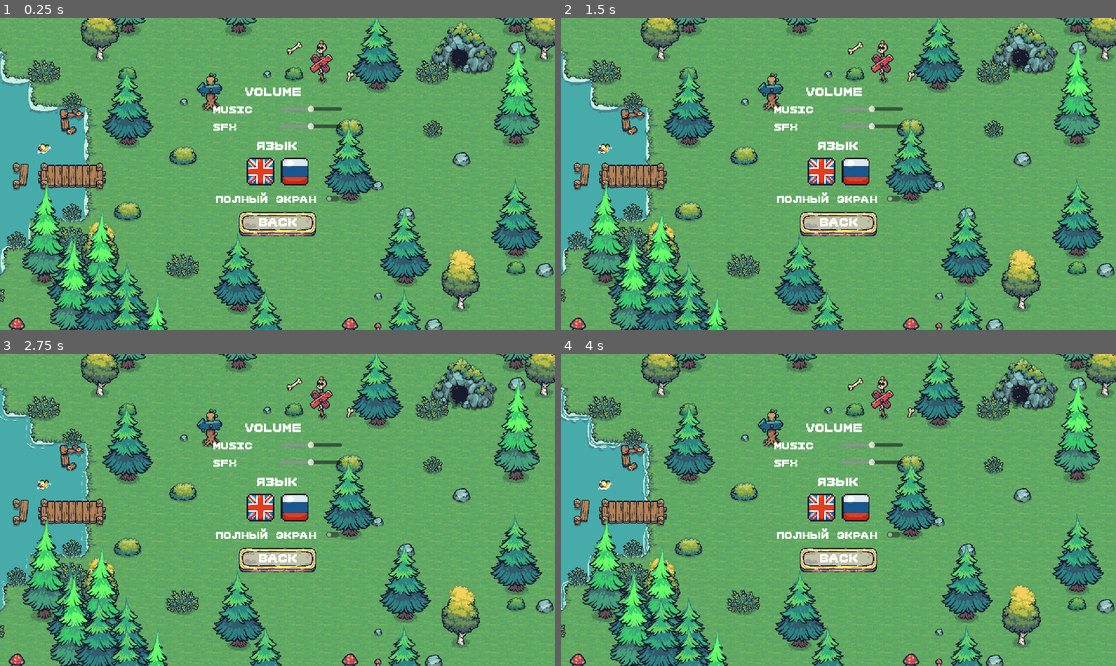
Above: before the commit, frames 1-4 (two rows, left to right).
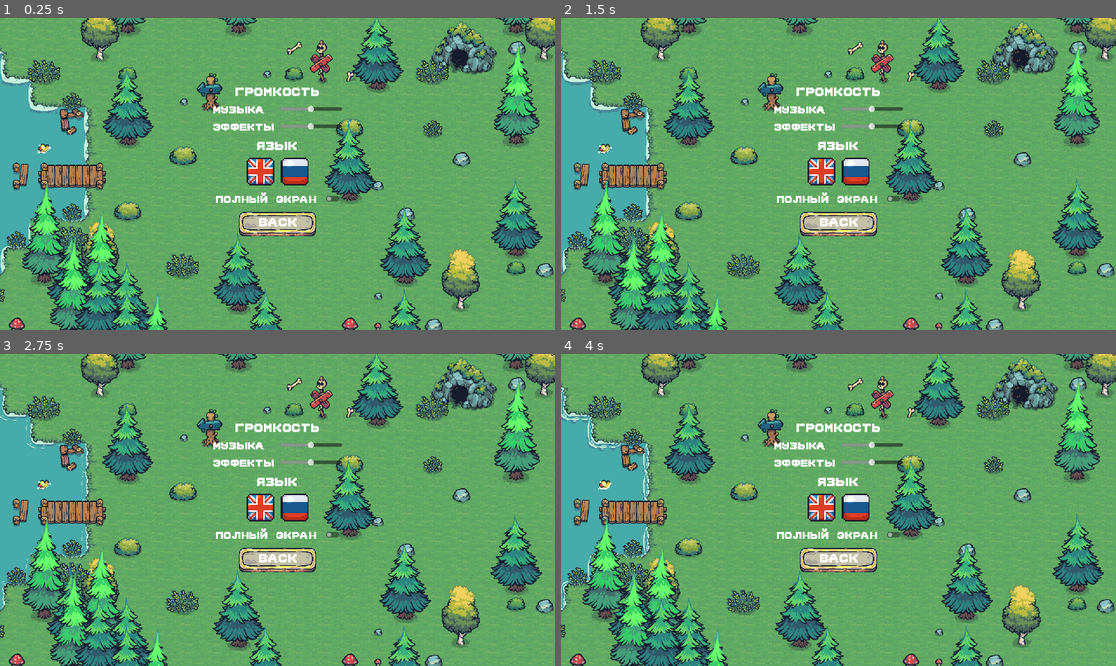
Above: after the commit, the same moments.

Repository: darkicestormteam/Fgame
Game: Godot game, scene res://scenes/mainmenu.tscn
Two runs of this game, one before a commit and one after it. Both use one fixed random seed, a clock stepped at 60 frames per second and the inputs below.
Inputs (mouse positions are in pixels of both pictures, inside the frame that each line leads up to):
- Up to frame 1 (0.25 s): no input
- Up to frame 2 (1.5 s): click (821, 170) at 0.5 s; click (855, 170) at 1.25 s
- Up to frame 3 (2.75 s): hold D (move_right) from 2.03 s (still down)
- Up to frame 4 (4 s): release D (move_right) at 2.78 s; hold S (move_down) 2.78-3.53 s; hold D (move_right) from 3.53 s (still down)

The runs differ from the first frame. In frame 1, 0.4% of the frame differs, in the area x 38-58%, y 22-37%; in frame 2, 0.4%; in frame 3, 0.4%; in frame 4, 0.4%.

Commit message:
update branch

Diff:
--- a/Locales/locales.csv
+++ b/Locales/locales.csv
@@ -8,4 +8,5 @@
 lbl_volume,Volume,громкость
 lbl_music,Music,Музыка
 lbl_sfx,SFX,Эффекты
+lbl_language,Language,язык
 btn_back,Back,назад
--- a/scenes/mainmenu.tscn
+++ b/scenes/mainmenu.tscn
@@ -879,6 +879,8 @@
 layout_mode = 2
 theme_override_fonts/font = ExtResource("4_85riq")
 text = "lbl_sfx"
+script = ExtResource("40_localized")
+key = "lbl_sfx"
 
 [node name="SFX" type="HSlider" parent="MarginContainer2/VBoxContainer/HBoxContainer2"]
 layout_mode = 2
@@ -895,8 +897,10 @@
 size_flags_horizontal = 4
 theme_override_fonts/font = ExtResource("4_85riq")
 theme_override_font_sizes/font_size = 19
-text = "язык"
+text = "lbl_language"
 horizontal_alignment = 1
+script = ExtResource("40_localized")
+key = "lbl_language"
 
 [node name="HBoxContainer3" type="HBoxContainer" parent="MarginContainer2/VBoxContainer"]
 layout_mode = 2
--- a/script/localization.gd
+++ b/script/localization.gd
@@ -7,9 +7,9 @@
 	load_translations()
 
 func load_translations() -> void:
-	var file = FileAccess.open("res://locales.csv", FileAccess.READ)
+	var file = FileAccess.open("res://Locales/locales.csv", FileAccess.READ)
 	if not file:
-		push_error("Failed to open locales.csv")
+		push_error("Failed to open Locales/locales.csv")
 		return
 
 	# Skip header line
--- a/script/mainmenu.gd
+++ b/script/mainmenu.gd
@@ -60,6 +60,8 @@
 	$Tap.play()
 	# Устанавливаем английский язык
 	Localization.set_locale("en")
+	# Обновляем все тексты в настройках
+	_update_localized_labels()
 
 
 func _on_rus_pressed() -> void:
@@ -67,3 +69,15 @@
 	$Tap.play()
 	# Устанавливаем русский язык
 	Localization.set_locale("ru")
+	# Обновляем все тексты в настройках
+	_update_localized_labels()
+
+
+func _update_localized_labels() -> void:
+	# Находим все Label с скриптом localized_label и обновляем их текст
+	for node in $MarginContainer2/VBoxContainer/HBoxContainer.get_children():
+		if node.has_method("update_text"):
+			node.update_text()
+	for node in $MarginContainer2/VBoxContainer/HBoxContainer2.get_children():
+		if node.has_method("update_text"):
+			node.update_text()
Not shown, added: script/localized_label.gd.uid
Not shown, changed: .gitignore
